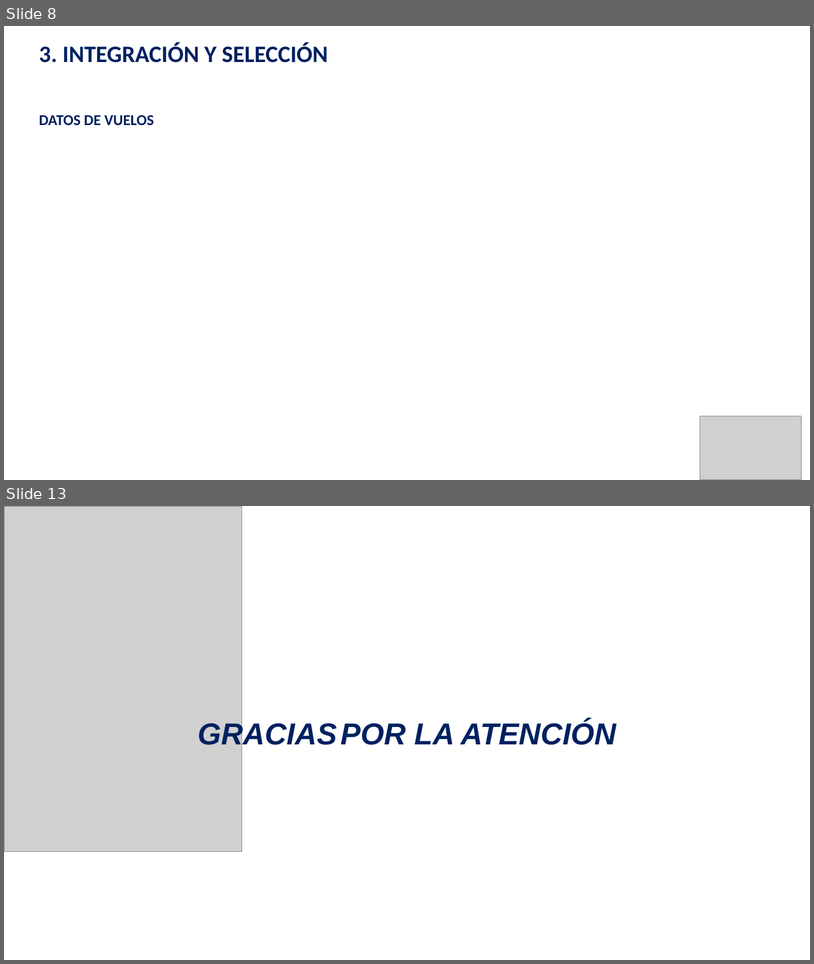
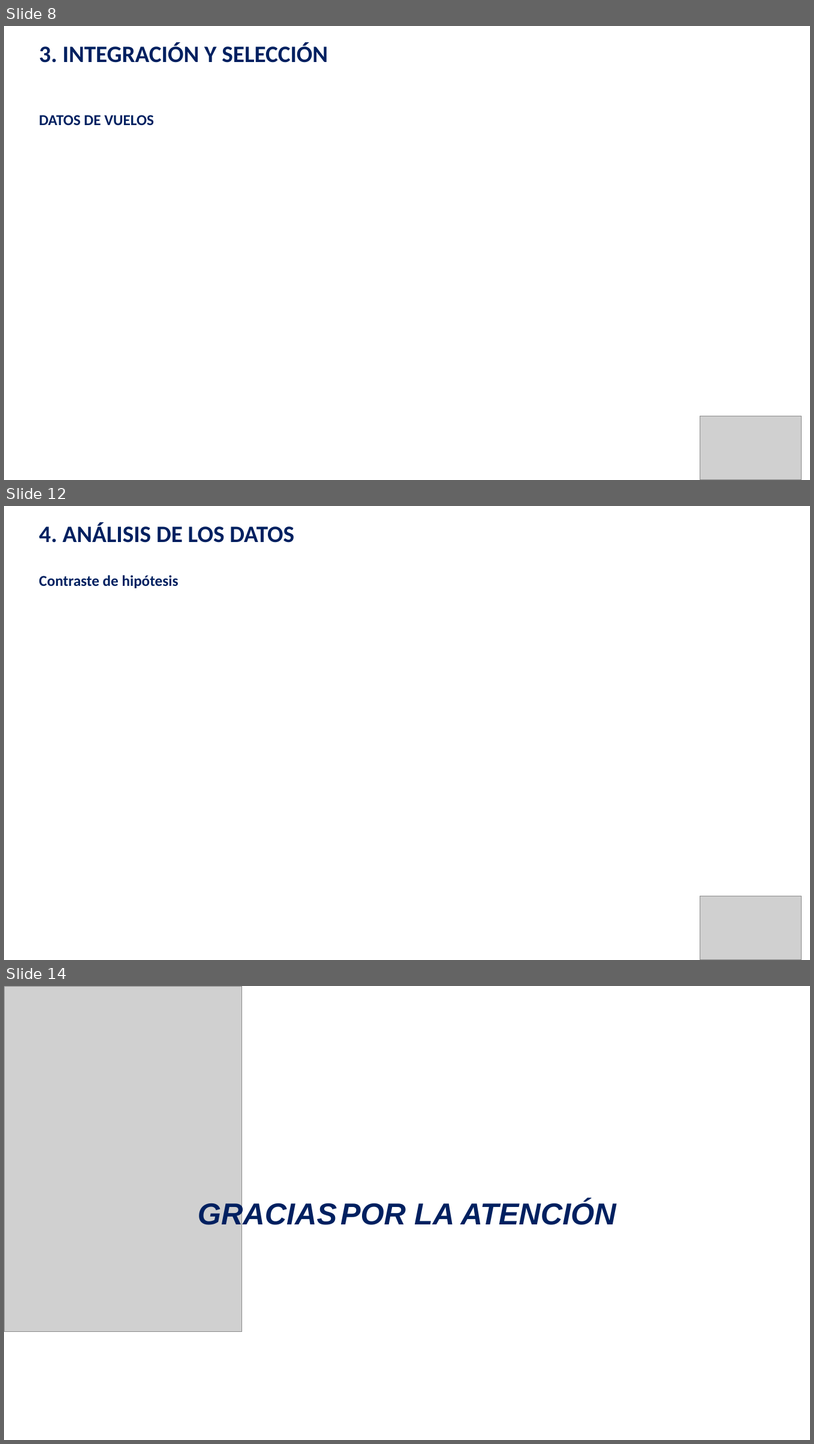
Before and after one commit to guiruha/DataCleaningUOC, a slide deck: Memoria_pres.pptx. Shown one above the other, each under a label of ours: slides 8 and 13 before the commit, slides 8, 12 and 14 after it; the slides between them are not shown. The pictures are 814x964 and 814x1444 pixels, drawn with LibreOffice and Linux fonts; fonts in the diff are those of the drawing; grey boxes stand for pictures. Boxes give left, top, right and bottom in pixels: in the first picture for what was removed or moved away, otherwise in the second. Text is boxed around its words. In the diff, an @@ line names an element or a change of style, - is before the commit and + after.

```diff
--- a/Memoria_pres.pptx
+++ b/Memoria_pres.pptx
@@ slide 12 added at [4,506,810,960], background #FFFFFF @@
@@ text added at [39,522,294,543], 28 pt, text #002060, bold @@
+4. ANÁLISIS DE LOS DATOS
@@ text added at [39,575,179,588], 18 pt, text #002060, bold @@
+Contraste de hipótesis
@@ picture added at [700,895,802,960] @@
@@ what was slide 13 is now slide 14 @@
```
Also in this commit, not shown: 2 slides changed, 2 other slides added, 2 slides removed.
